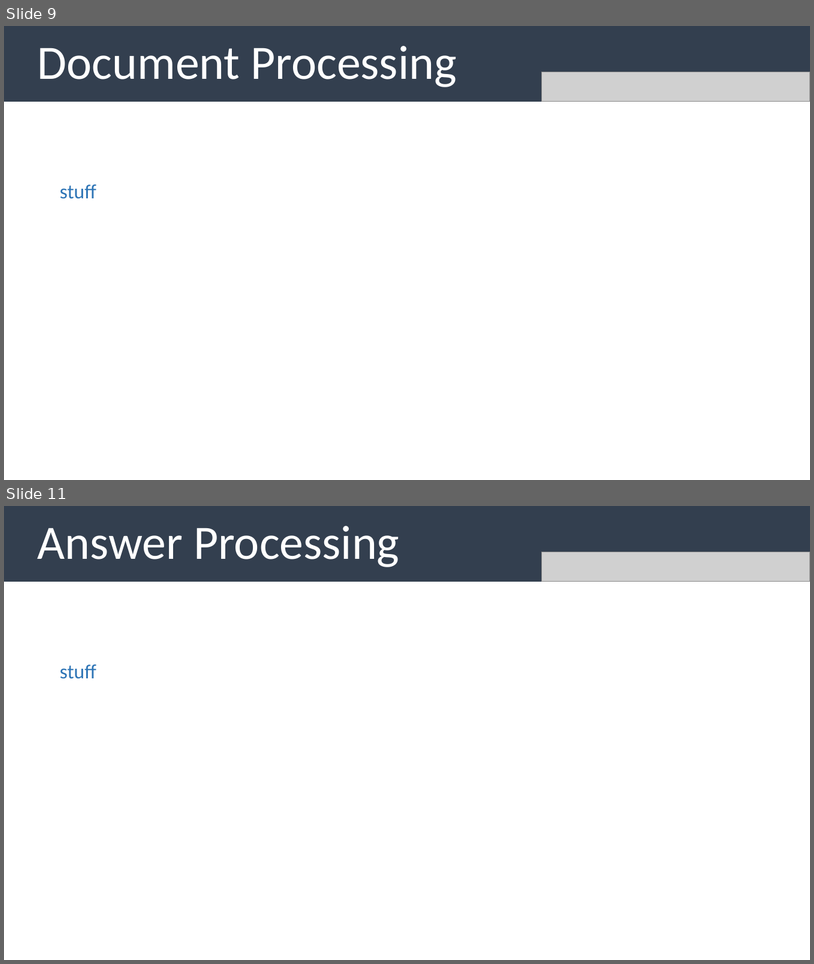
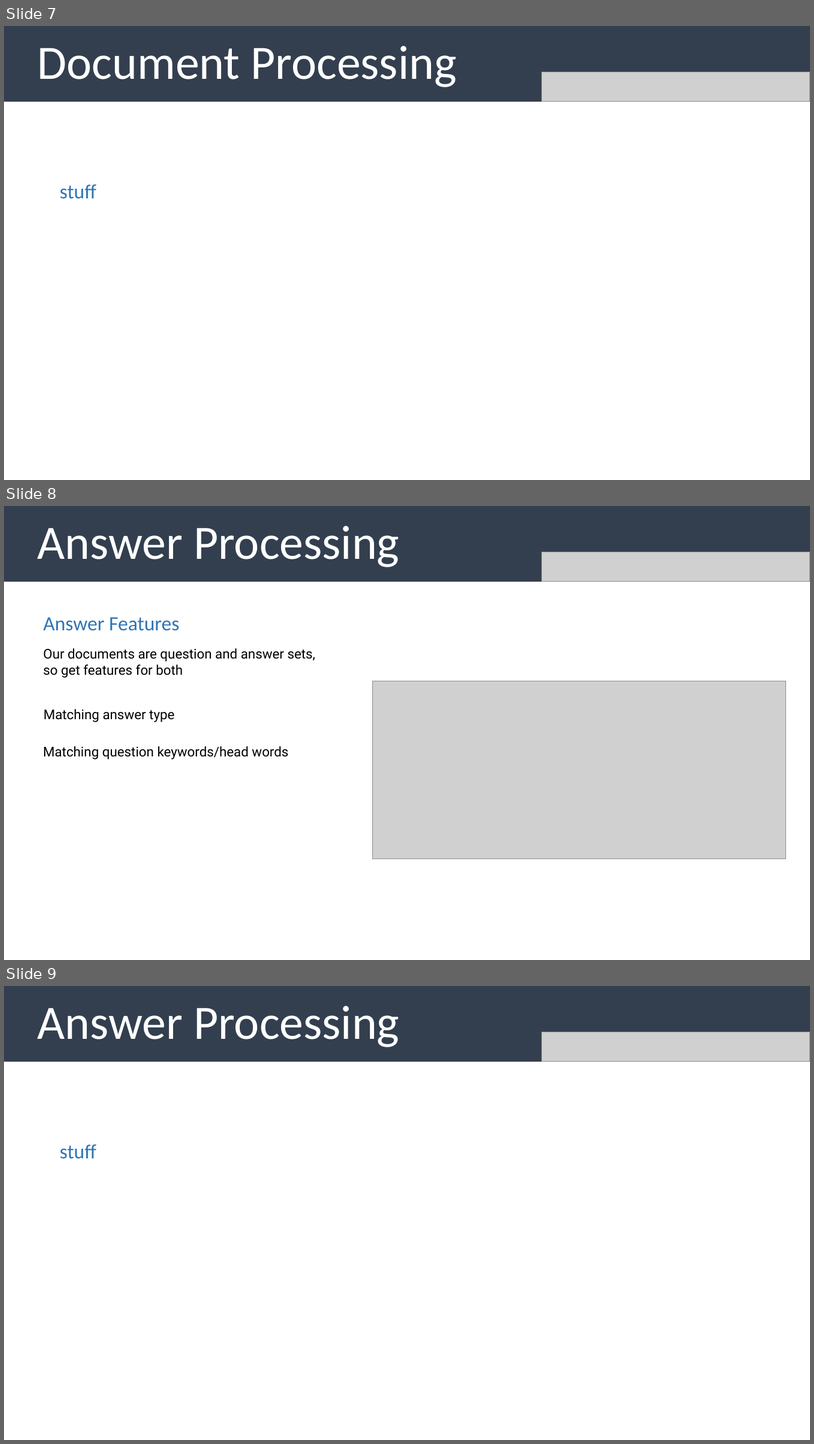
Before and after one commit to uabinf/nlp-group-project-fall-2020-disneyqanda, a slide deck: disneyqanda.pptx. Shown one above the other, each under a label of ours: slides 9 and 11 before the commit, slides 7, 8 and 9 after it; the slides between them are not shown. The pictures are 814x964 and 814x1444 pixels, drawn with LibreOffice and Linux fonts; fonts in the diff are those of the drawing; grey boxes stand for pictures. Boxes give left, top, right and bottom in pixels: in the first picture for what was removed or moved away, otherwise in the second. Text is boxed around its words. In the diff, an @@ line names an element or a change of style, - is before the commit and + after.

```diff
--- a/disneyqanda.pptx
+++ b/disneyqanda.pptx
@@ slide 8 added at bbox=[4, 506, 810, 960], background #FFFFFF @@
@@ rectangle added at bbox=[4, 506, 810, 582], fill #333F50, 57 pt, text #FFFFFF @@
+Answer Processing
@@ picture added at bbox=[542, 552, 810, 582] @@
@@ text added at bbox=[43, 617, 179, 631], 24 pt, text #2E75B6 @@
+Answer Features
@@ text added at bbox=[43, 648, 316, 678], 16 pt, text #000000 @@
+Our documents are question and answer sets, so get features for both
@@ picture added at bbox=[373, 681, 786, 859] @@
@@ text added at bbox=[44, 709, 174, 722], 16 pt, text #000000 @@
+Matching answer type
@@ text added at bbox=[43, 746, 288, 759], 16 pt, text #000000 @@
+Matching question keywords/head words
@@ what was slide 9 is now slide 7 @@
@@ what was slide 11 is now slide 9 @@
```
Also in this commit, not shown: 3 slides changed, 1 other slide added, 4 slides removed.
